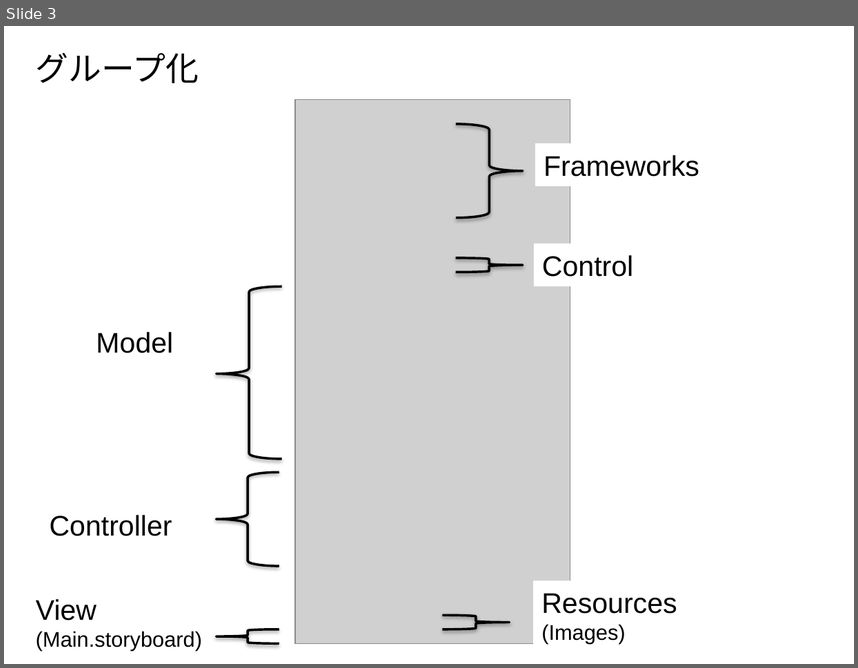
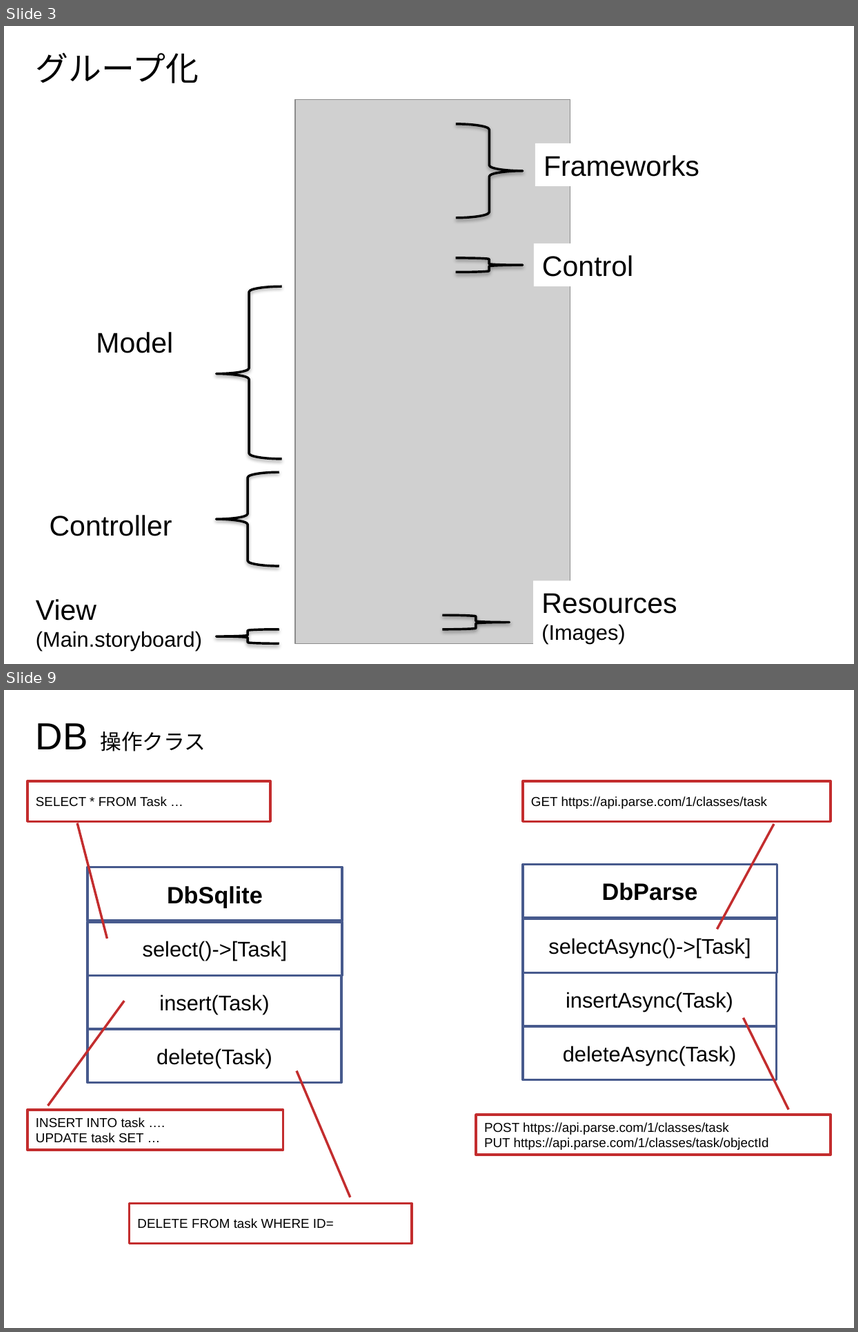
Before and after one commit to furuya02/ToDoApp, a slide deck: doc/ToDoApp.pptx. Shown one above the other, each under a label of ours: slide 3 before the commit, slides 3 and 9 after it; the slides between them are not shown. The pictures are 858x668 and 858x1332 pixels, drawn with LibreOffice and Linux fonts; fonts in the diff are those of the drawing; grey boxes stand for pictures. Boxes give left, top, right and bottom in pixels: in the first picture for what was removed or moved away, otherwise in the second. Text is boxed around its words. In the diff, an @@ line names an element or a change of style, - is before the commit and + after.

```diff
--- a/doc/ToDoApp.pptx
+++ b/doc/ToDoApp.pptx
@@ slide 9 added at (4, 690, 854, 1328), background #FFFFFF @@
@@ text added at (36, 723, 205, 751), 18 pt, text #000000 @@
+DB 操作クラス
@@ border callout added at (27, 781, 270, 821), fill #FFFFFF, outline #C32D2E 2 pt, 11 pt, text #000000 @@
+SELECT * FROM Task …
@@ border callout added at (523, 781, 831, 821), fill #FFFFFF, outline #C32D2E 2 pt, 11 pt, text #000000 @@
+GET https://api.parse.com/1/classes/task
@@ rectangle added at (87, 867, 341, 920), fill #FFFFFF, outline #475A8D 2 pt, 20 pt, text #000000, bold @@
+DbSqlite
@@ rectangle added at (523, 865, 777, 918), fill #FFFFFF, outline #475A8D 2 pt, 20 pt, text #000000, bold @@
+DbParse
@@ rectangle added at (87, 922, 341, 976), fill #FFFFFF, outline #475A8D 2 pt, 18 pt, text #000000 @@
+select()->[Task]
@@ rectangle added at (523, 918, 777, 972), fill #FFFFFF, outline #475A8D 2 pt, 18 pt, text #000000 @@
+selectAsync()->[Task]
@@ rectangle added at (87, 976, 341, 1029), fill #FFFFFF, outline #475A8D 2 pt, 18 pt, text #000000 @@
+insert(Task)
@@ rectangle added at (523, 972, 776, 1026), fill #FFFFFF, outline #475A8D 2 pt, 18 pt, text #000000 @@
+insertAsync(Task)
@@ rectangle added at (87, 1029, 341, 1083), fill #FFFFFF, outline #475A8D 2 pt, 18 pt, text #000000 @@
+delete(Task)
@@ rectangle added at (523, 1026, 776, 1079), fill #FFFFFF, outline #475A8D 2 pt, 18 pt, text #000000 @@
+deleteAsync(Task)
@@ border callout added at (27, 1110, 283, 1150), fill #FFFFFF, outline #C32D2E 2 pt, 11 pt, text #000000 @@
+INSERT INTO task ….
+UPDATE task SET …
@@ border callout added at (476, 1114, 831, 1154), fill #FFFFFF, outline #C32D2E 2 pt, 11 pt, text #000000 @@
+POST https://api.parse.com/1/classes/task
+PUT https://api.parse.com/1/classes/task/objectId
@@ border callout added at (129, 1203, 411, 1243), fill #FFFFFF, outline #C32D2E 2 pt, 11 pt, text #000000 @@
+DELETE FROM task WHERE ID=
```
Also in this commit, not shown: 8 slides changed, 7 other slides added, 12 slides removed, 3 other files.
